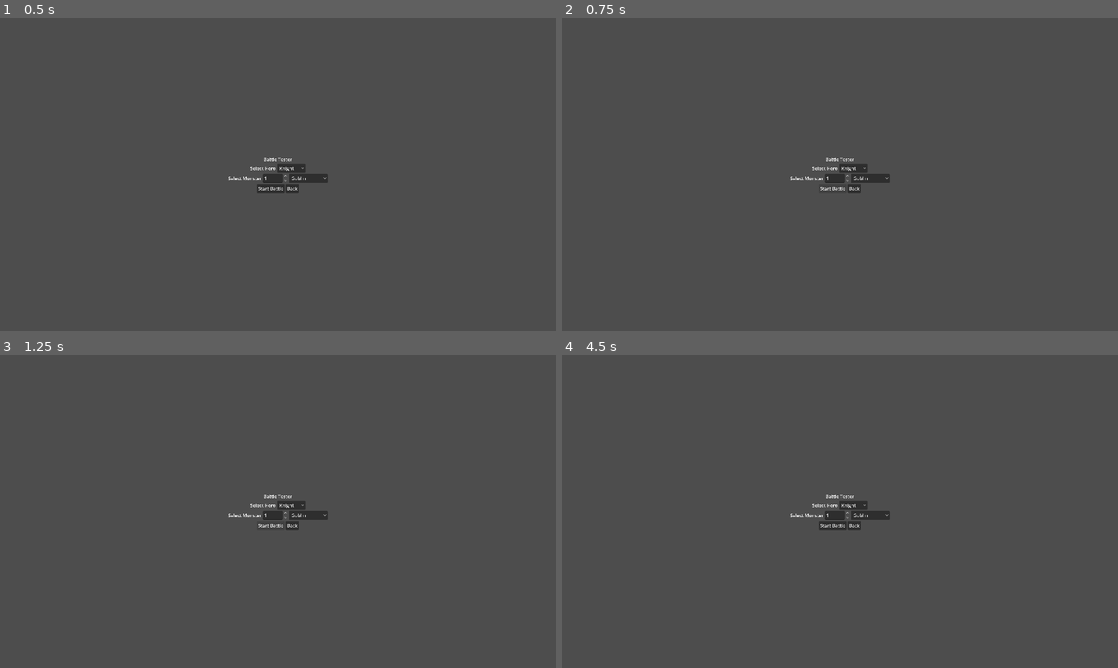
Above: before the commit, frames 1-4 (two rows, left to right).
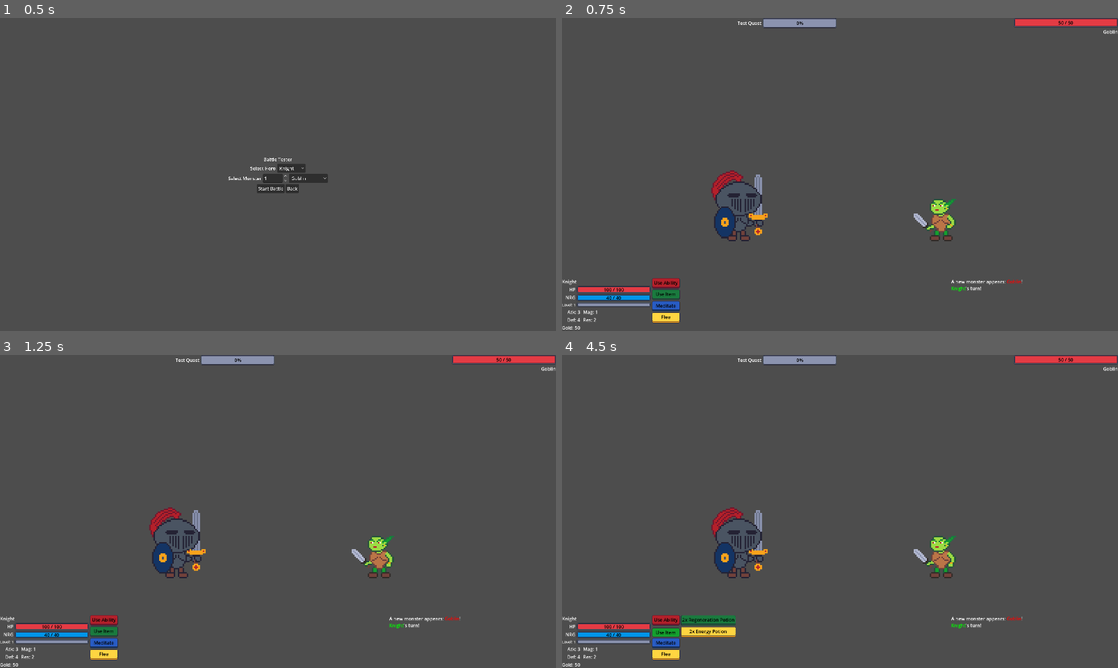
Above: after the commit, the same moments.

Repository: navtges3/PixelValley
Game: Godot game, scene res://scenes/test/battle_tester.tscn
Same seed, same stepped clock (60 frames per second), same inputs: the game is played once before the commit and once after it. This scene is started directly instead of the project's main scene.
Inputs (mouse positions are in pixels of both pictures, inside the frame that each line leads up to):
- Up to frame 1 (0.5 s): no input
- Up to frame 2 (0.75 s): click "Start Battle" at 0.5 s
- Up to frame 3 (1.25 s): no input
- Up to frame 4 (4.5 s): click (834, 524) at 1.25 s, where only the run before the commit has a clickable "Start Battle"; click (851, 505) at 2 s, where only the run before the commit has a clickable "Knight"; click (667, 621) at 2.75 s, where only the run after the commit has a clickable "Use Ability"; click (867, 514) at 3.5 s, where only the run before the commit has a clickable "Goblin"; click (667, 630) at 4.25 s, where only the run after the commit has a clickable "Use Item"

Frame 1 is identical in both runs. In frame 2, 4.6% of the frame differs, in the area x 0-100%, y 0-100%; in frame 3, 4.6%; in frame 4, 5.4%.
Error before the commit: Invalid assignment of property or key 'monster' with value of type 'Resource (Monster)' on a base object of type 'Resource (MonsterRequirement)'. (res://script…

Commit message:
Add ogre assets and update references in battle visuals

Diff:
--- a/resources/characters/monsters/goblin/goblin_visual.tres
+++ b/resources/characters/monsters/goblin/goblin_visual.tres
@@ -6,5 +6,4 @@
 [resource]
 script = ExtResource("1_07gm0")
 frames = ExtResource("1_y8ijd")
-scale = Vector2(-1, 1)
 metadata/_custom_type_script = "uid://c3t8kckce6hdk"
--- a/resources/characters/monsters/ogre/ogre.tres
+++ b/resources/characters/monsters/ogre/ogre.tres
@@ -3,9 +3,10 @@
 [ext_resource type="Script" uid="uid://blp0fv0xnajdb" path="res://scripts/data/active_effect.gd" id="1_n6dtv"]
 [ext_resource type="Resource" uid="uid://waytpolwnsyp" path="res://resources/characters/abilities/smash.tres" id="2_xovwm"]
 [ext_resource type="Script" uid="uid://dxnu3vjlxl2pn" path="res://scripts/data/conditional_ability.gd" id="3_nob55"]
+[ext_resource type="Resource" uid="uid://c7yn6fv01vsey" path="res://resources/characters/monsters/ogre/ogre_visual.tres" id="3_u5tp0"]
 [ext_resource type="Resource" uid="uid://mxwf3pdjblcl" path="res://resources/characters/abilities/crushing_rage.tres" id="4_a7s2p"]
 [ext_resource type="Script" uid="uid://cnso83bg7vodw" path="res://scripts/data/condition.gd" id="5_1gn5i"]
-[ext_resource type="Texture2D" uid="uid://bxc2p8w8wawwk" path="res://assets/monsters/ogre.png" id="6_e6o26"]
+[ext_resource type="Texture2D" uid="uid://rvnloxwapjye" path="res://assets/monsters/ogre/ogre.png" id="7_8w1if"]
 [ext_resource type="Script" uid="uid://bd6ohffno5w7r" path="res://scripts/characters/monster.gd" id="7_18j1j"]
 [ext_resource type="Script" uid="uid://hxleldka7y06" path="res://scripts/characters/stat_block.gd" id="8_vnq8p"]
 
@@ -39,6 +40,7 @@
 basic_attack = ExtResource("2_xovwm")
 conditional_abilities = Array[ExtResource("3_nob55")]([SubResource("Resource_s8n6s")])
 name = "Ogre"
-portrait = ExtResource("6_e6o26")
+portrait = ExtResource("7_8w1if")
+battle_visual = ExtResource("3_u5tp0")
 stat_block = SubResource("Resource_pi0wg")
 metadata/_custom_type_script = "uid://bd6ohffno5w7r"
--- /dev/null
+++ b/resources/characters/monsters/ogre/ogre_sprite_frames.tres
@@ -0,0 +1,130 @@
+[gd_resource type="SpriteFrames" format=3 uid="uid://ghh4h01vpcng"]
+
+[ext_resource type="Texture2D" uid="uid://b4nrk5x15xx14" path="res://assets/monsters/ogre/OgreSprite.png" id="1_la56l"]
+
+[sub_resource type="AtlasTexture" id="AtlasTexture_31vqi"]
+atlas = ExtResource("1_la56l")
+region = Rect2(0, 0, 96, 96)
+
+[sub_resource type="AtlasTexture" id="AtlasTexture_s11uw"]
+atlas = ExtResource("1_la56l")
+region = Rect2(288, 0, 96, 96)
+
+[sub_resource type="AtlasTexture" id="AtlasTexture_8n63f"]
+atlas = ExtResource("1_la56l")
+region = Rect2(0, 96, 96, 96)
+
+[sub_resource type="AtlasTexture" id="AtlasTexture_lm6r8"]
+atlas = ExtResource("1_la56l")
+region = Rect2(96, 96, 96, 96)
+
+[sub_resource type="AtlasTexture" id="AtlasTexture_yjxaq"]
+atlas = ExtResource("1_la56l")
+region = Rect2(0, 0, 96, 96)
+
+[sub_resource type="AtlasTexture" id="AtlasTexture_6ov7n"]
+atlas = ExtResource("1_la56l")
+region = Rect2(0, 192, 96, 96)
+
+[sub_resource type="AtlasTexture" id="AtlasTexture_dx2ia"]
+atlas = ExtResource("1_la56l")
+region = Rect2(96, 192, 96, 96)
+
+[sub_resource type="AtlasTexture" id="AtlasTexture_ehljn"]
+atlas = ExtResource("1_la56l")
+region = Rect2(192, 192, 96, 96)
+
+[sub_resource type="AtlasTexture" id="AtlasTexture_j7k52"]
+atlas = ExtResource("1_la56l")
+region = Rect2(0, 0, 96, 96)
+
+[sub_resource type="AtlasTexture" id="AtlasTexture_mtva8"]
+atlas = ExtResource("1_la56l")
+region = Rect2(192, 96, 96, 96)
+
+[sub_resource type="AtlasTexture" id="AtlasTexture_sjw81"]
+atlas = ExtResource("1_la56l")
+region = Rect2(288, 96, 96, 96)
+
+[sub_resource type="AtlasTexture" id="AtlasTexture_k2i81"]
+atlas = ExtResource("1_la56l")
+region = Rect2(0, 0, 96, 96)
+
+[sub_resource type="AtlasTexture" id="AtlasTexture_la56l"]
+atlas = ExtResource("1_la56l")
+region = Rect2(96, 0, 96, 96)
+
+[sub_resource type="AtlasTexture" id="AtlasTexture_k3ggs"]
+atlas = ExtResource("1_la56l")
+region = Rect2(192, 0, 96, 96)
+
+[resource]
+animations = [{
+"frames": [{
+"duration": 1.0,
+"texture": SubResource("AtlasTexture_31vqi")
+}, {
+"duration": 1.0,
+"texture": SubResource("AtlasTexture_s11uw")
+}, {
+"duration": 1.0,
+"texture": SubResource("AtlasTexture_8n63f")
+}, {
+"duration": 1.0,
+"texture": SubResource("AtlasTexture_lm6r8")
+}],
+"loop": false,
+"name": &"attack",
+"speed": 7.5
+}, {
+"frames": [{
+"duration": 1.0,
+"texture": SubResource("AtlasTexture_yjxaq")
+}, {
+"duration": 1.0,
+"texture": SubResource("AtlasTexture_6ov7n")
+}, {
+"duration": 1.0,
+"texture": SubResource("AtlasTexture_dx2ia")
+}, {
+"duration": 1.0,
+"texture": SubResource("AtlasTexture_ehljn")
+}],
+"loop": false,
+"name": &"death",
+"speed": 5.0
+}, {
+"frames": [{
+"duration": 1.0,
+"texture": SubResource("AtlasTexture_j7k52")
+}, {
+"duration": 1.0,
+"texture": SubResource("AtlasTexture_mtva8")
+}, {
+"duration": 1.0,
+"texture": SubResource("AtlasTexture_sjw81")
+}, {
+"duration": 1.0,
+"texture": SubResource("AtlasTexture_mtva8")
+}],
+"loop": false,
+"name": &"hurt",
+"speed": 10.0
+}, {
+"frames": [{
+"duration": 1.0,
+"texture": SubResource("AtlasTexture_k2i81")
+}, {
+"duration": 1.0,
+"texture": SubResource("AtlasTexture_la56l")
+}, {
+"duration": 1.0,
+"texture": SubResource("AtlasTexture_k3ggs")
+}, {
+"duration": 1.0,
+"texture": SubResource("AtlasTexture_la56l")
+}],
+"loop": true,
+"name": &"idle",
+"speed": 5.0
+}]
--- /dev/null
+++ b/resources/characters/monsters/ogre/ogre_visual.tres
@@ -0,0 +1,10 @@
+[gd_resource type="Resource" script_class="BattleVisualData" format=3 uid="uid://c7yn6fv01vsey"]
+
+[ext_resource type="SpriteFrames" uid="uid://ghh4h01vpcng" path="res://resources/characters/monsters/ogre/ogre_sprite_frames.tres" id="1_1q7r7"]
+[ext_resource type="Script" uid="uid://c3t8kckce6hdk" path="res://scripts/characters/battle_visual_data.gd" id="2_r7evr"]
+
+[resource]
+script = ExtResource("2_r7evr")
+frames = ExtResource("1_1q7r7")
+sprite_height = 96
+metadata/_custom_type_script = "uid://c3t8kckce6hdk"
--- a/resources/characters/monsters/ogre_king/ogre_king.tres
+++ b/resources/characters/monsters/ogre_king/ogre_king.tres
@@ -6,7 +6,6 @@
 [ext_resource type="Resource" uid="uid://ctce7oq3s4kox" path="res://resources/characters/abilities/dark_regeneration.tres" id="4_4px0f"]
 [ext_resource type="Script" uid="uid://cnso83bg7vodw" path="res://scripts/data/condition.gd" id="5_833pn"]
 [ext_resource type="Resource" uid="uid://dwx4iywd6wl6h" path="res://resources/characters/abilities/shadowquake.tres" id="6_puwu8"]
-[ext_resource type="Texture2D" uid="uid://bxc2p8w8wawwk" path="res://assets/monsters/ogre.png" id="7_j4dxm"]
 [ext_resource type="Script" uid="uid://bd6ohffno5w7r" path="res://scripts/characters/monster.gd" id="8_85bo5"]
 [ext_resource type="Script" uid="uid://hxleldka7y06" path="res://scripts/characters/stat_block.gd" id="9_jrhah"]
 
@@ -34,6 +33,9 @@
 condition = SubResource("Resource_q3pdi")
 metadata/_custom_type_script = "uid://dxnu3vjlxl2pn"
 
+[sub_resource type="Resource" id="Resource_qxoq8"]
+metadata/__load_path__ = "res://assets/monsters/ogre.png"
+
 [sub_resource type="Resource" id="Resource_0xu8l"]
 script = ExtResource("9_jrhah")
 current_hp = 500
@@ -53,6 +55,6 @@
 basic_attack = ExtResource("2_u1xk6")
 conditional_abilities = Array[ExtResource("3_u6cbq")]([SubResource("Resource_caabp"), SubResource("Resource_m4btp")])
 name = "Ogre King"
-portrait = ExtResource("7_j4dxm")
+portrait = SubResource("Resource_qxoq8")
 stat_block = SubResource("Resource_0xu8l")
 metadata/_custom_type_script = "uid://bd6ohffno5w7r"
--- a/resources/characters/monsters/ogre_warlord/ogre_warlord.tres
+++ b/resources/characters/monsters/ogre_warlord/ogre_warlord.tres
@@ -6,7 +6,6 @@
 [ext_resource type="Resource" uid="uid://cnpsmwryevais" path="res://resources/characters/abilities/enrage.tres" id="4_5m3q8"]
 [ext_resource type="Script" uid="uid://cnso83bg7vodw" path="res://scripts/data/condition.gd" id="5_jmrfh"]
 [ext_resource type="Resource" uid="uid://o8qau08p6lod" path="res://resources/characters/abilities/stunning_strike.tres" id="6_tn1b2"]
-[ext_resource type="Texture2D" uid="uid://bxc2p8w8wawwk" path="res://assets/monsters/ogre.png" id="7_0s4dl"]
 [ext_resource type="Script" uid="uid://bd6ohffno5w7r" path="res://scripts/characters/monster.gd" id="8_7yyue"]
 [ext_resource type="Script" uid="uid://hxleldka7y06" path="res://scripts/characters/stat_block.gd" id="9_umwto"]
 
@@ -35,6 +34,9 @@
 condition = SubResource("Resource_3bved")
 metadata/_custom_type_script = "uid://dxnu3vjlxl2pn"
 
+[sub_resource type="Resource" id="Resource_qupbt"]
+metadata/__load_path__ = "res://assets/monsters/ogre.png"
+
 [sub_resource type="Resource" id="Resource_0xu8l"]
 script = ExtResource("9_umwto")
 current_hp = 300
@@ -54,6 +56,6 @@
 basic_attack = ExtResource("2_7dfqd")
 conditional_abilities = Array[ExtResource("3_g512o")]([SubResource("Resource_co4bm"), SubResource("Resource_kbsnj")])
 name = "Ogre Warlord"
-portrait = ExtResource("7_0s4dl")
+portrait = SubResource("Resource_qupbt")
 stat_block = SubResource("Resource_0xu8l")
 metadata/_custom_type_script = "uid://bd6ohffno5w7r"
--- a/scripts/test/battle_tester.gd
+++ b/scripts/test/battle_tester.gd
@@ -5,7 +5,7 @@
 @onready var monster_dropdown: OptionButton = $MarginContainer/VBoxContainer/MonsterSelection/MonsterDropdown
 
 var hero_resources: Array[Hero] = []
-var monster_resources: Array[Monster] = []
+var monster_resources: Array[MonsterLoader.MonsterID] = []
 
 func _ready():
 	load_heroes()
@@ -22,12 +22,13 @@
 
 func load_monsters():
 	monster_resources = [
-		preload("res://resources/characters/monsters/goblin/goblin.tres"),
-		preload("res://resources/characters/monsters/orc/orc.tres"),
-		preload("res://resources/characters/monsters/orc_chieftain/orc_chieftain.tres"),
+		MonsterLoader.MonsterID.GOBLIN,
+		MonsterLoader.MonsterID.ORC,
+		MonsterLoader.MonsterID.ORC_CHIEFTAIN,
+		MonsterLoader.MonsterID.OGRE,
 	]
 	for i in monster_resources.size():
-		monster_dropdown.add_item(monster_resources[i].name, i)
+		monster_dropdown.add_item(MonsterLoader.get_monster_name(i))
 
 
 func _on_start_battle_pressed() -> void:
@@ -35,7 +36,7 @@
 	print("Hero selected: ", GameState.hero.name)
 
 	var monster_obj = MonsterRequirement.new()
-	monster_obj.monster = monster_resources[monster_dropdown.get_selected_id()]
+	monster_obj.monster_id = monster_resources[monster_dropdown.get_selected_id()]
 	monster_obj.target_amount = monster_spin_box.value
 	var test_quest = Quest.new()
 	test_quest.title = "Test Quest"
--- a/scripts/ui/screens/battle_screen.gd
+++ b/scripts/ui/screens/battle_screen.gd
@@ -18,11 +18,12 @@
 
 @onready var option_list = $ActionArea/MiddlePanel/OptionList
 
-var AbilityButton := preload("res://scenes/ui/components/ability_button.tscn")
-var ItemButton := preload("res://scenes/ui/components/item_button.tscn")
-const BATTLE_CHARACTER = preload("uid://bsh4xy5omgwej")
-const GOBLIN_SPRITE_FRAMES = preload("uid://4ywebwliybf7")
-const KNIGHT_SPRITE_FRAMES = preload("uid://cxd5elo40h8pv")
+const ABILITY_BUTTON = preload("res://scenes/ui/components/ability_button.tscn")
+const ITEM_BUTTON = preload("res://scenes/ui/components/item_button.tscn")
+const BATTLE_CHARACTER = preload("res://scenes/ui/components/battle_character.tscn")
+
+const SPRITE_SCALE := 5
+const SPRITE_OFFSET_Y := 64
 
 var battle_config: BattleConfig
 var hero_visual
@@ -44,8 +45,8 @@
 	hero_visual = BATTLE_CHARACTER.instantiate()
 	$HeroSlot.add_child(hero_visual)
 	hero_visual.set_frames(battle_config.hero.battle_visual.frames)
-	hero_visual.scale.x = 5
-	hero_visual.scale.y = 5
+	hero_visual.scale.x = SPRITE_SCALE
+	hero_visual.scale.y = SPRITE_SCALE
 
 func _on_hero_updated(_hero_ref: Hero) -> void:
 	hero_info.refresh()
@@ -68,8 +69,10 @@
 	monster_visual = BATTLE_CHARACTER.instantiate()
 	$MonsterSlot.add_child(monster_visual)
 	monster_visual.set_frames(monster_ref.battle_visual.frames)
-	monster_visual.scale.x = -5
-	monster_visual.scale.y = 5
+	monster_visual.scale.x = -SPRITE_SCALE
+	monster_visual.scale.y = SPRITE_SCALE
+	var sprite_height = (monster_ref.battle_visual.sprite_height - SPRITE_OFFSET_Y) * SPRITE_SCALE
+	monster_visual.position.y = -sprite_height
 
 func _on_monster_updated(monster_ref: Monster) -> void:
 	var value = monster_ref.stat_block.current_hp
@@ -175,7 +178,7 @@
 	ability_button.button_pressed = false
 
 func _create_ability_button(ability: Ability) -> Button:
-	var button := AbilityButton.instantiate()
+	var button := ABILITY_BUTTON.instantiate()
 	button.ability = ability
 	button.user_energy = battle_manager.hero.stat_block.current_nrg
 	button.connect("ability_pressed", Callable(self, "_on_ability_button_pressed"))
@@ -187,7 +190,7 @@
 	item_button.button_pressed = false
 
 func _create_item_button(item_stack: ItemStack) -> Button:
-	var button := ItemButton.instantiate()
+	var button := ITEM_BUTTON.instantiate()
 	button.item_stack = item_stack
 	button.connect("item_pressed", Callable(self, "_on_item_button_pressed"))
 	return button
Binary file removed: assets/monsters/ogre.png
Binary file added: assets/monsters/ogre/OgreSprite.png
Binary file added: assets/monsters/ogre/ogre.png
